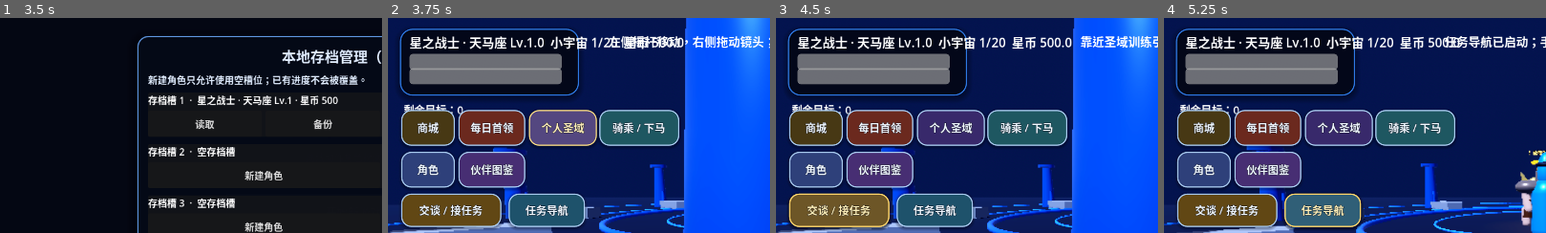
Above: before the commit, frames 1-4 (left to right).
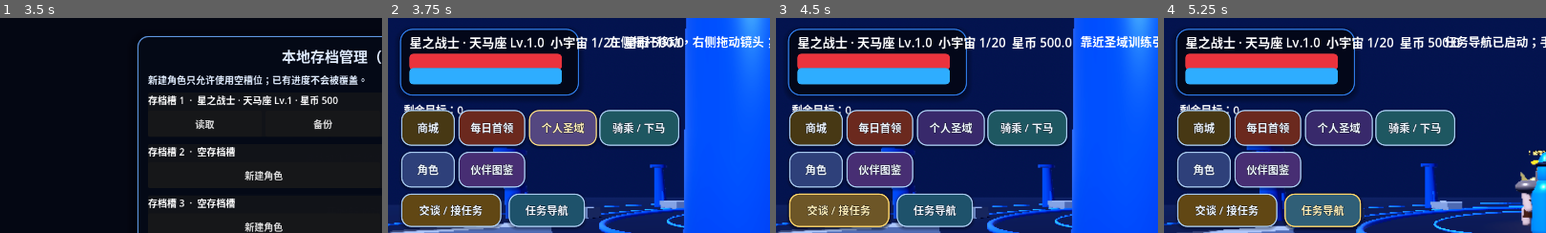
Above: after the commit, the same moments.

Repository: Qazwesrd/Saint-Seiya-Universe-War
Game: Godot game, scene res://scenes/main_menu.tscn
Two runs of this game, one before a commit and one after it. Both use one fixed random seed, a clock stepped at 60 frames per second and the inputs below.
Inputs:
- Up to frame 1 (3.5 s): click "开始新游戏 / 新建存档" at 0.5 s; click "开始新游戏 / 新建存档" at 1.25 s; click "继续游戏 / 存档管理" at 2 s; click "游戏设置" at 2.75 s
- Up to frame 2 (3.75 s): click "读取" at 3.5 s
- Up to frame 3 (4.5 s): click "交谈 / 接任务" at 4.25 s
- Up to frame 4 (5.25 s): click "任务导航" at 5 s
The pictures show only the part of the screen within x 0-50%, y 0-50%; the shares and areas given below are measured in that part.

Frame 1 is identical in both runs. In frame 2, 5.8% of the frame differs, in the area x 5-46%, y 16-32%; in frame 3, 5.8%; in frame 4, 5.8%.

Commit message:
Polish HUD health cosmos and boss resource bars

Diff:
--- a/game/scripts/hud.gd
+++ b/game/scripts/hud.gd
@@ -42,12 +42,14 @@
     hp_bar.size = Vector2(255, 17)
     hp_bar.max_value = 100
     hp_bar.show_percentage = false
+    _style_resource_bar(hp_bar, Color(0.92, 0.20, 0.24), Color(0.035, 0.045, 0.09, 0.92), Color(1.0, 0.48, 0.42))
     root.add_child(hp_bar)
     cosmos_bar = ProgressBar.new()
     cosmos_bar.position = Vector2(36, 84)
     cosmos_bar.size = Vector2(255, 12)
     cosmos_bar.max_value = 100
     cosmos_bar.show_percentage = false
+    _style_resource_bar(cosmos_bar, Color(0.18, 0.68, 1.0), Color(0.025, 0.055, 0.12, 0.92), Color(0.36, 0.82, 1.0))
     root.add_child(cosmos_bar)
     enemy_label = Label.new()
     enemy_label.position = Vector2(26, 140)
@@ -113,6 +115,7 @@
     boss_bar.offset_bottom = 195
     boss_bar.max_value = 100
     boss_bar.show_percentage = false
+    _style_resource_bar(boss_bar, Color(0.88, 0.16, 0.24), Color(0.045, 0.018, 0.04, 0.96), Color(1.0, 0.58, 0.36))
     root.add_child(boss_bar)
     stick_base = Panel.new()
     stick_base.position = Vector2(42, 520)
@@ -170,6 +173,24 @@
     style.anti_aliasing = true
     style.anti_aliasing_size = 1.2
     panel.add_theme_stylebox_override("panel", style)
+
+func _style_resource_bar(bar: ProgressBar, fill_color: Color, background_color: Color, border_color: Color) -> void:
+    var background := StyleBoxFlat.new()
+    background.bg_color = background_color
+    background.border_color = border_color.darkened(0.35)
+    background.set_border_width_all(1)
+    background.set_corner_radius_all(7)
+    background.content_margin_left = 2.0
+    background.content_margin_right = 2.0
+    background.content_margin_top = 2.0
+    background.content_margin_bottom = 2.0
+    background.anti_aliasing = true
+    var fill := StyleBoxFlat.new()
+    fill.bg_color = fill_color
+    fill.set_corner_radius_all(6)
+    fill.anti_aliasing = true
+    bar.add_theme_stylebox_override("background", background)
+    bar.add_theme_stylebox_override("fill", fill)
 
 func _make_button_style(base_color: Color, border_color: Color, pressed: bool = false, disabled: bool = false) -> StyleBoxFlat:
     var style := StyleBoxFlat.new()
